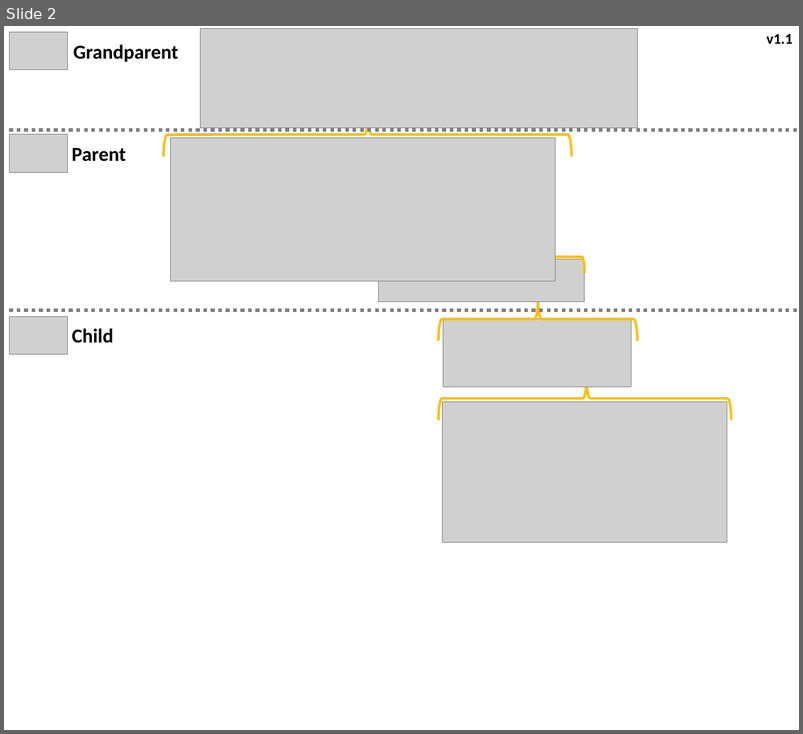
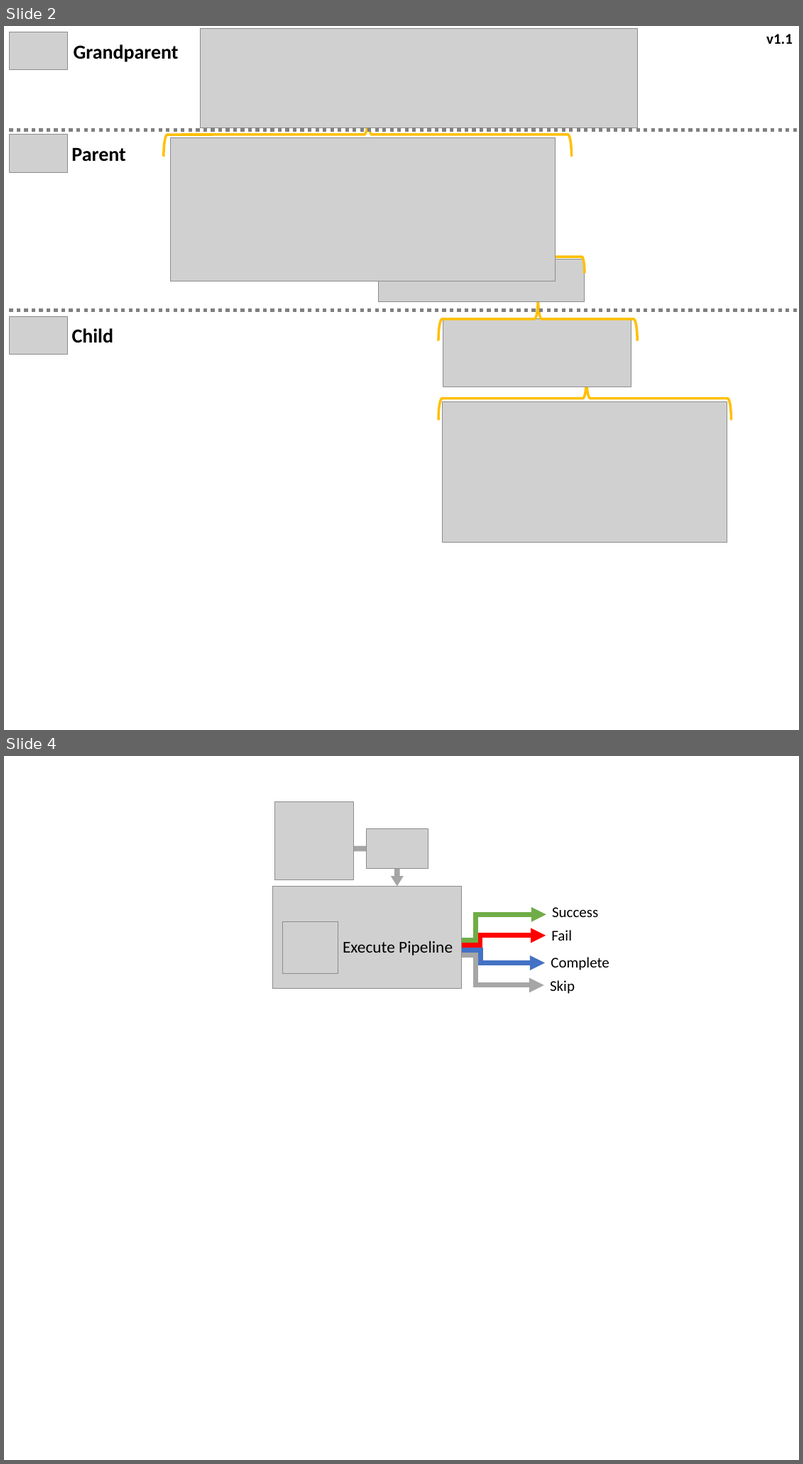
Before and after one commit to mrpaulandrew/procfwk, a slide deck: Images/All ADF Activities.pptx. Shown one above the other, each under a label of ours: slide 2 before the commit, slides 2 and 4 after it; the slides between them are not shown. The pictures are 803x734 and 803x1464 pixels, drawn with LibreOffice and Linux fonts; fonts in the diff are those of the drawing; grey boxes stand for pictures. Boxes give left, top, right and bottom in pixels: in the first picture for what was removed or moved away, otherwise in the second. Text is boxed around its words. In the diff, an @@ line names an element or a change of style, - is before the commit and + after.

```diff
--- a/Images/All ADF Activities.pptx
+++ b/Images/All ADF Activities.pptx
@@ slide 4 added at (4,756,799,1460), background #FFFFFF @@
@@ picture added at (275,801,353,880) @@
@@ picture added at (367,829,428,870) @@
@@ bent arrow added at (343,845,404,887), fill #A5A5A5 @@
@@ picture added at (272,886,461,989) @@
@@ picture added at (282,922,338,974) @@
@@ elbow arrow added from (450, 941) to (546, 914), #70AD47 6 pt @@
@@ text added at (552,907,598,917), 18 pt, text #000000 @@
+Success
@@ text added at (343,941,453,956), 20 pt, text #000000 @@
+Execute Pipeline
@@ elbow arrow added from (415, 946) to (546, 936), #FF0000 6 pt @@
@@ text added at (551,930,572,941), 18 pt, text #000000 @@
+Fail
@@ elbow arrow added from (415, 956) to (544, 985), #A6A6A6 6 pt @@
@@ elbow arrow added from (416, 951) to (545, 963), #4472C4 6 pt @@
@@ text added at (551,957,609,970), 18 pt, text #000000 @@
+Complete
@@ text added at (550,980,575,994), 18 pt, text #000000 @@
+Skip
```
Also in this commit, not shown: 1 slide changed, 3 other files.
